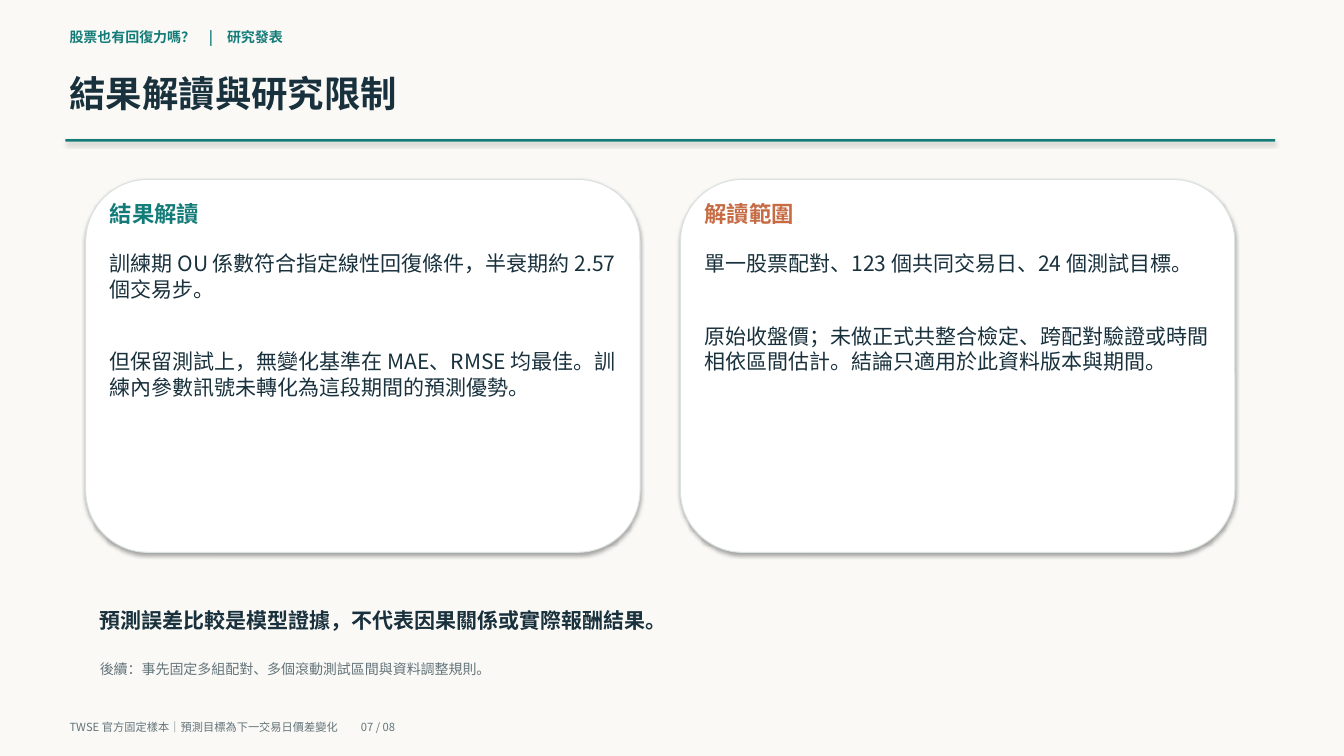
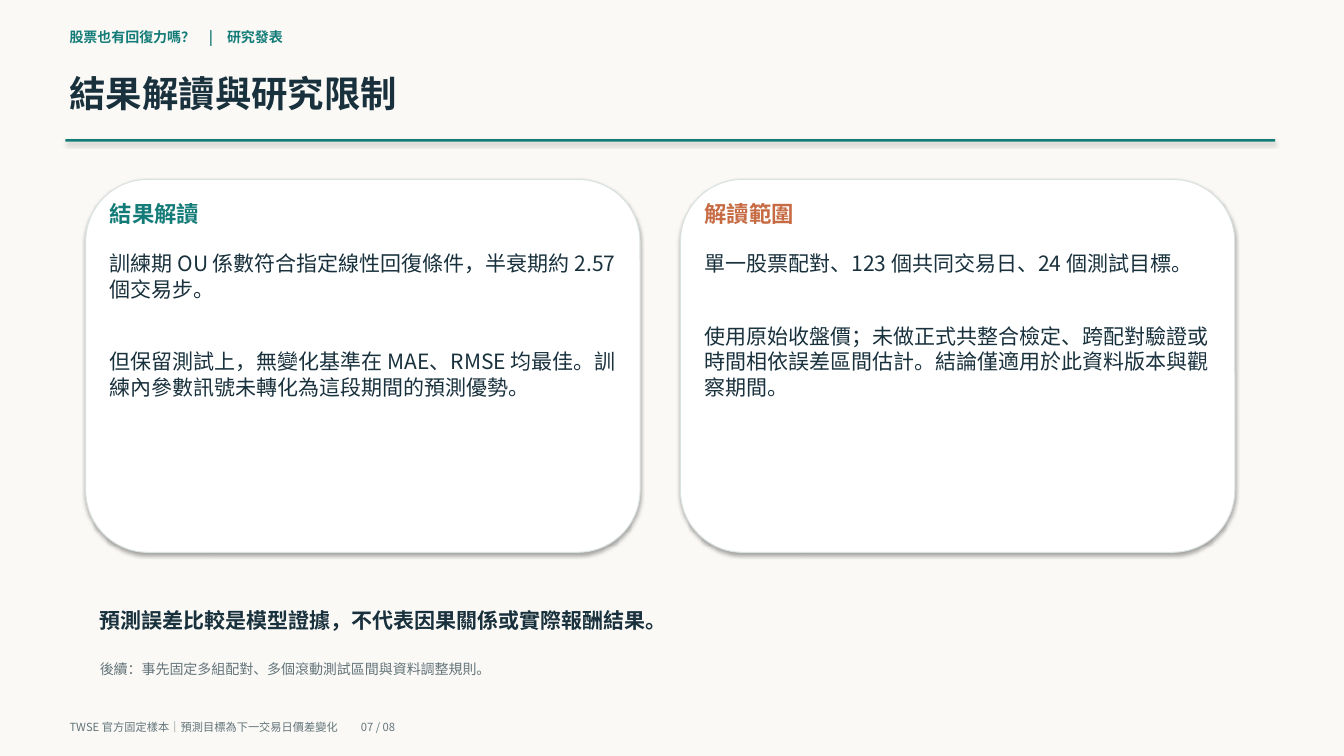
Before and after one commit to yinglinlin010/market-physics-lab, a slide deck: slide 7 of slides/midterm_90s.pptx. Drawn at 1344x756 pixels with LibreOffice and Linux fonts; fonts in the diff are those of the drawing. Boxes give left, top, right and bottom in pixels: in the first picture for what was removed or moved away, otherwise in the second. Text is boxed around its words. In the diff, an @@ line names an element or a change of style, - is before the commit and + after.

```diff
--- a/slides/midterm_90s.pptx
+++ b/slides/midterm_90s.pptx
@@ text at box(705, 326, 1209, 397): text changed @@
-原始收盤價；未做正式共整合檢定、跨配對驗證或時間相依區間估計。結論只適用於此資料版本與期間。
+使用原始收盤價；未做正式共整合檢定、跨配對驗證或時間相依誤差區間估計。結論僅適用於此資料版本與觀察期間。
```
Also in this commit, not shown: 2 other slides changed, 3 other files.
